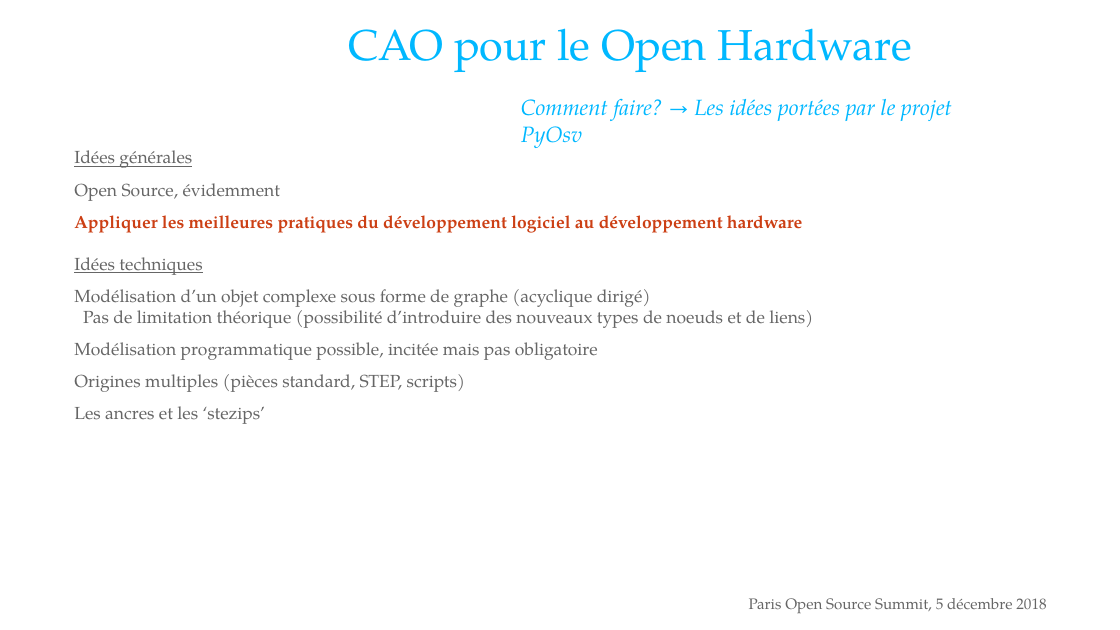
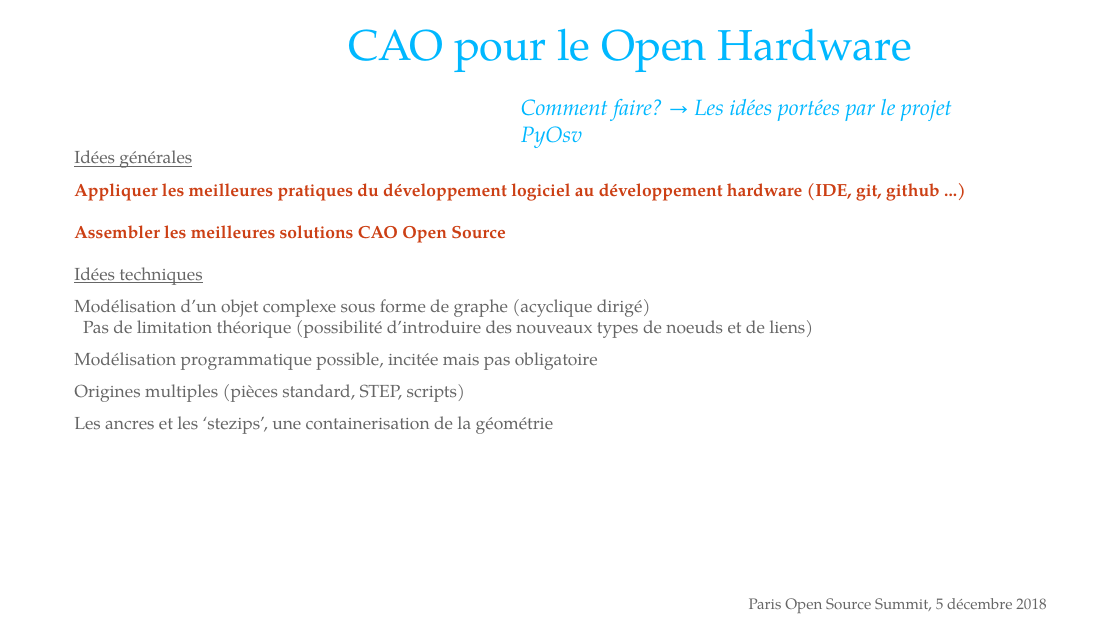
Before and after one commit to cadracks-project/pyosv, a slide deck: slide 8 of CampOSV_2018/decembre_2018_poss2018_Paris/pyosv_presentation_5decembre_POSS2018.odp. Drawn at 1120x630 pixels with LibreOffice and Linux fonts; fonts in the diff are those of the drawing; background and template pictures are left out. Boxes give left, top, right and bottom in pixels: in the first picture for what was removed or moved away, otherwise in the second. Text is boxed around its words. In the diff, an @@ line names an element or a change of style, - is before the commit and + after.

```diff
--- a/CampOSV_2018/decembre_2018_poss2018_Paris/pyosv_presentation_5decembre_POSS2018.odp
+++ b/CampOSV_2018/decembre_2018_poss2018_Paris/pyosv_presentation_5decembre_POSS2018.odp
@@ text at box(74, 183, 940, 243): text changed @@
-Open Source, évidemment
-Appliquer les meilleures pratiques du développement logiciel au développement hardware
+Appliquer les meilleures pratiques du développement logiciel au développement hardware (IDE, git, github ...)
+Assembler les meilleures solutions CAO Open Source
@@ text at box(74, 416, 553, 434): text changed @@
-Les ancres et les ‘stezips’
+Les ancres et les ‘stezips’, une containerisation de la géométrie
```
Also in this commit, not shown: 8 other slides changed, 29 other files.
